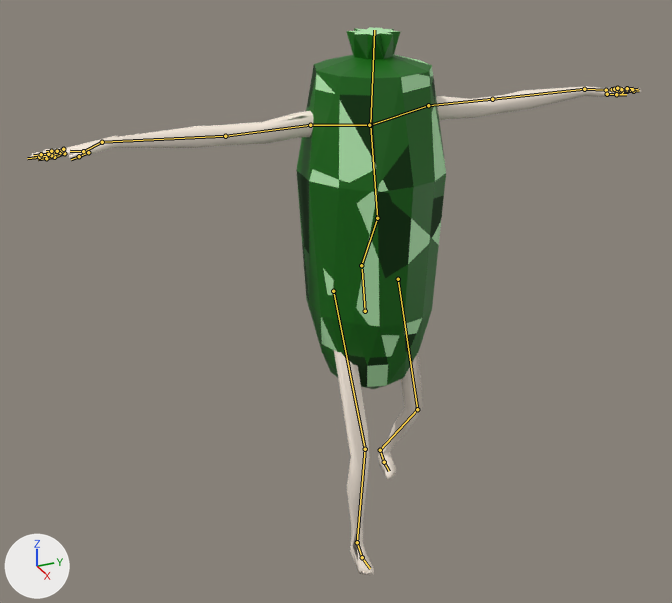
Two versions of the glTF model Gangsta Wizards/Main/CHARACTERS/Gourdlings/Gourdling2.glb, one commit apart.
One viewpoint serves both versions: a camera (50 mm lens) standing at (1.551, -0.803, 0.723) and looking at (-0.017, -0.098, -0.06). The lights are fixed; the arrows at lower left show +X, +Y and +Z. The picture after the commit comes second. Both versions are drawn at frame 1 of the action 'Sprint Lower'; the numbers are the values there. The bones that bend it are drawn over the model as lines.

Objects in the first picture: 'Gourd Body'.
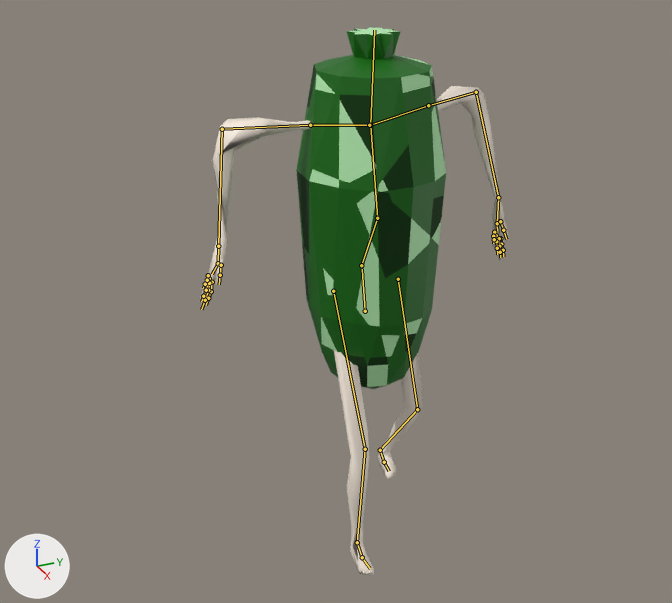
Location of each change, [x1, y1, x2, y2] in pixels of the pictures (672 x 603 px):
'Gourd Body', posed (49% narrower)
    before: [30, 27, 641, 575]
    after: [199, 27, 509, 575]
bone 'Bicep L', root to tip
    before: (428, 105) to (492, 99)
    after: (428, 105) to (476, 92)
bone 'Forearm L', root to tip
    before: (492, 99) to (584, 89)
    after: (476, 92) to (498, 197)
bone 'Wrist L', root to tip
    before: (584, 89) to (606, 90)
    after: (498, 197) to (497, 223)
bone 'Bicep R', root to tip
    before: (310, 125) to (225, 136)
    after: (310, 125) to (222, 129)
bone 'Forearm R', root to tip
    before: (225, 136) to (102, 142)
    after: (222, 129) to (218, 246)
bone 'Wrist R', root to tip
    before: (102, 142) to (83, 151)
    after: (218, 246) to (218, 263)

What the commit changed:
Bone 'Bicep L' (bone_bicep_l) turns from (0, 0, 0) to (41, 117, 46) degrees about its own x, y and z.
Bone 'Forearm L' (bone_forearm_l) turns from (0, 0, 0) to (81, -16, 18) degrees about its own x, y and z.
Bone 'Wrist L' (bone_wrist_l) turns from (0, 0, 0) to (23, -107, -35) degrees about its own x, y and z.
Bone 'Bicep R' (bone_bicep_r) turns from (0, 0, 0) to (8, 137, 1) degrees about its own x, y and z.
Bone 'Forearm R' (bone_forearm_r) turns from (0, 0, 0) to (-33, -22, -66) degrees about its own x, y and z.
Bone 'Wrist R' (bone_wrist_r) turns from (0, 0, 0) to (-32, -144, 25) degrees about its own x, y and z.
